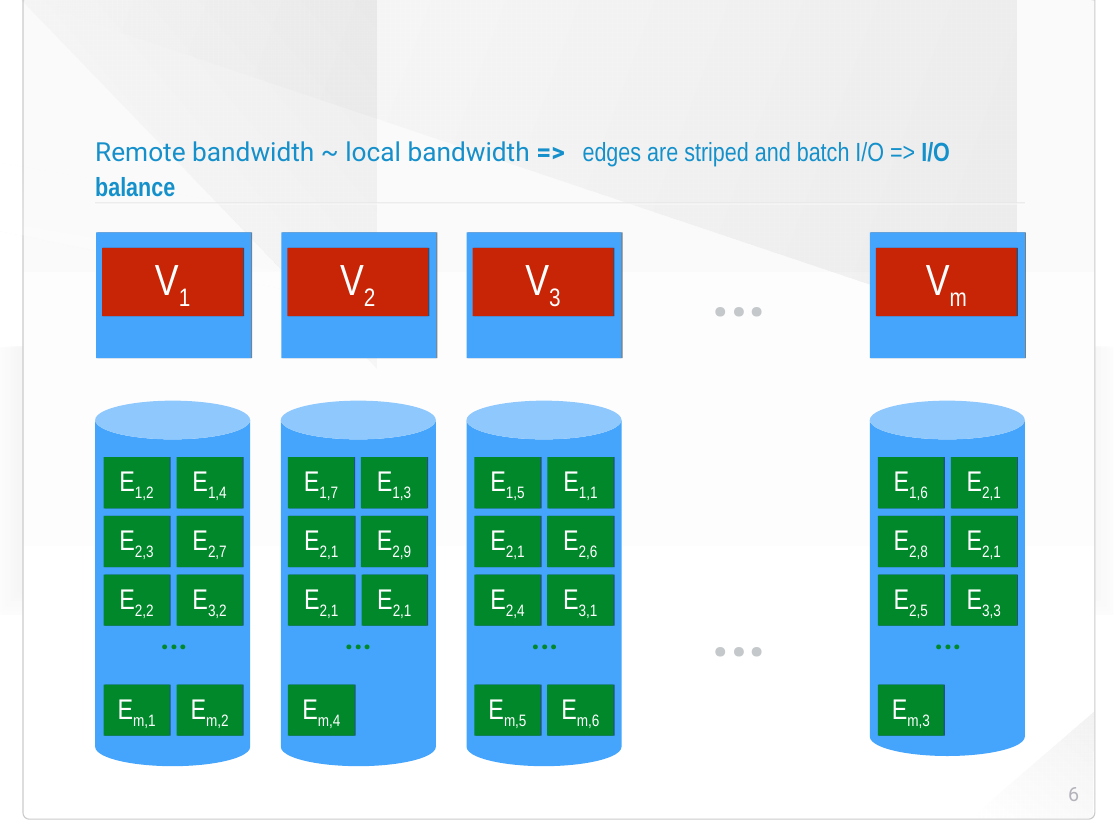
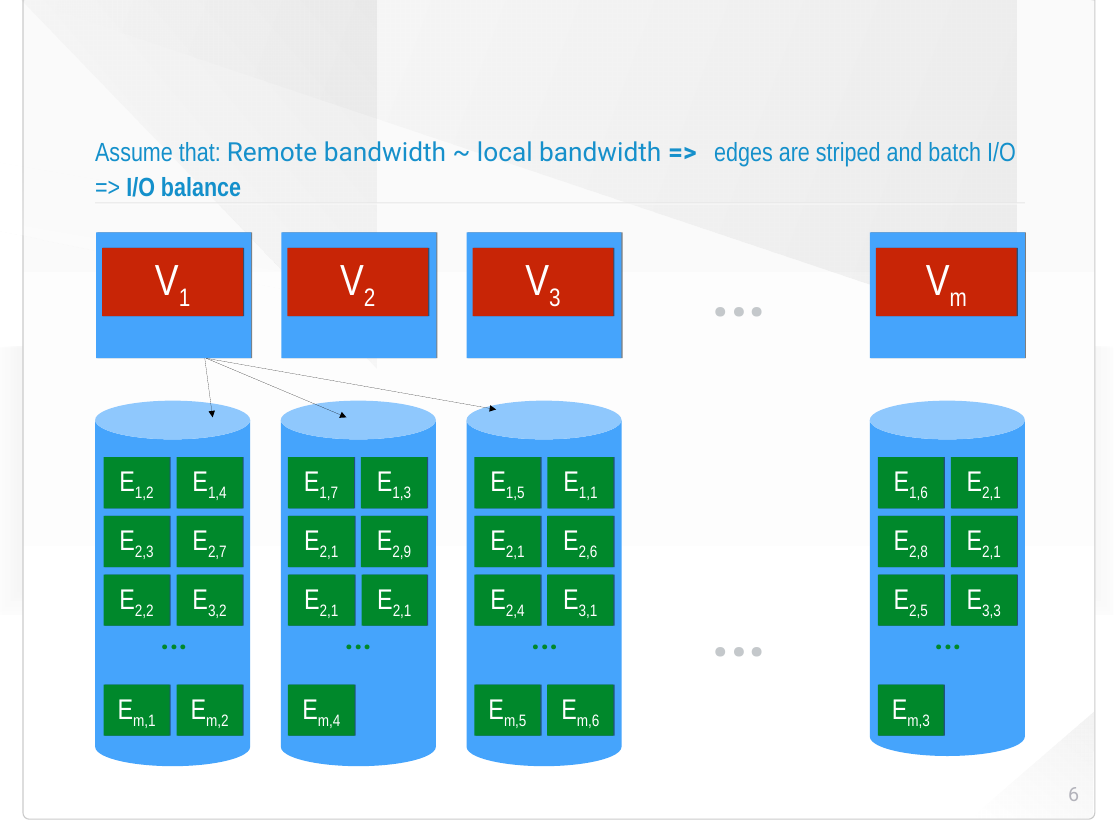
Before and after one commit to HaprianVlad/chaos, a slide deck: slide 6 of presentation.odp. Drawn at 1120x840 pixels with LibreOffice and Linux fonts; fonts in the diff are those of the drawing; background and template pictures are left out. Boxes give left, top, right and bottom in pixels: in the first picture for what was removed or moved away, otherwise in the second. Text is boxed around its words. In the diff, an @@ line names an element or a change of style, - is before the commit and + after.

```diff
--- a/presentation.odp
+++ b/presentation.odp
@@ title at (95, 141, 1016, 197): text changed @@
-Remote bandwidth ~ local bandwidth => edges are striped and batch I/O => I/O balance
+Assume that: Remote bandwidth ~ local bandwidth => edges are striped and batch I/O => I/O balance
@@ arrow added from (205, 358) to (213, 417), #000000 0 pt @@
@@ arrow added from (206, 358) to (347, 417), #000000 0 pt @@
@@ arrow added from (206, 358) to (496, 410), #000000 0 pt @@
```
Also in this commit, not shown: 7 other slides changed, 4 slides added, 1 slide removed, 2 other files.
